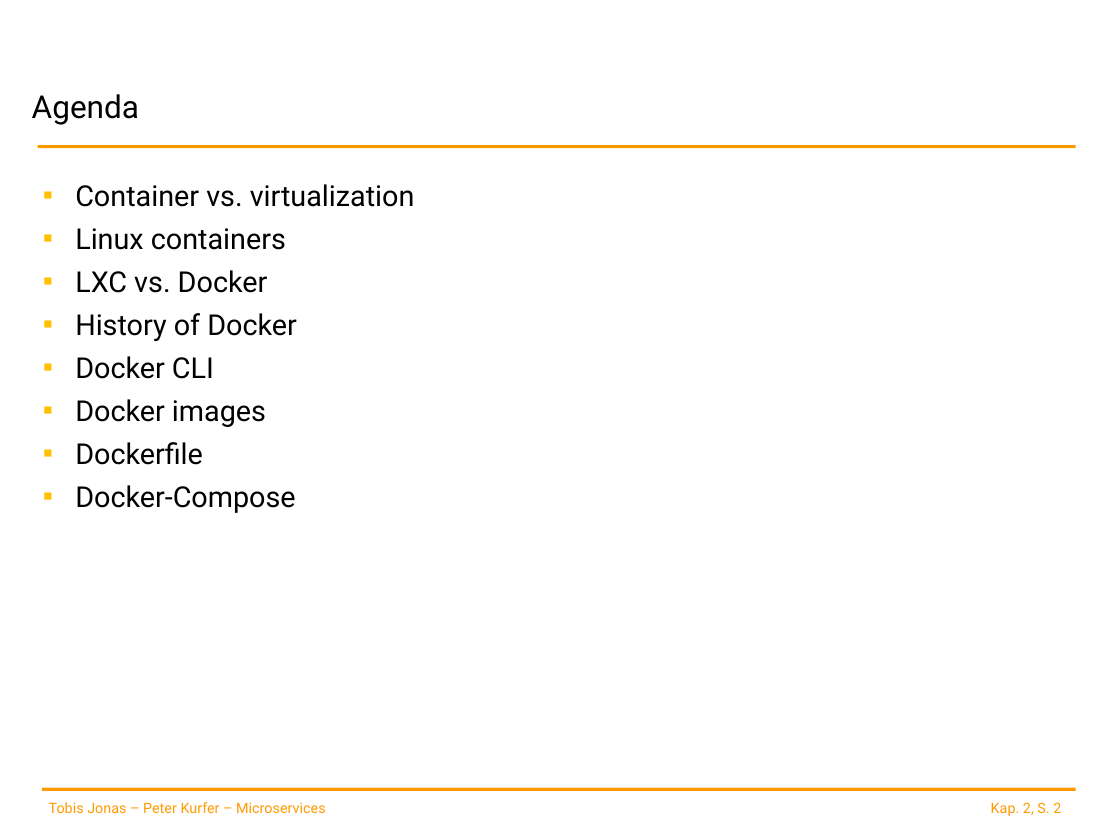
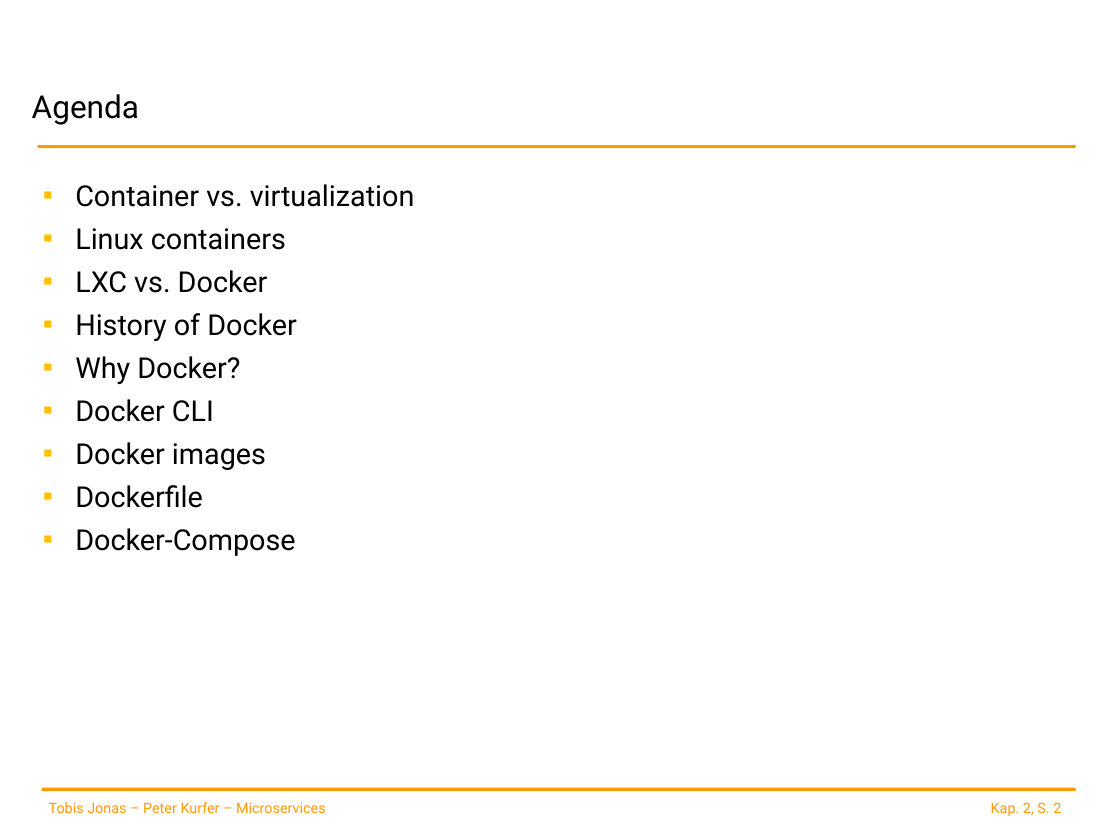
Before and after one commit to spoeck/Lectures, a slide deck: slide 2 of 02-Container-and-Provisioning/ContainerProvisioning.pptx. Drawn at 1120x840 pixels with LibreOffice and Linux fonts; fonts in the diff are those of the drawing; background and template pictures are left out. Boxes give left, top, right and bottom in pixels: in the first picture for what was removed or moved away, otherwise in the second. Text is boxed around its words. In the diff, an @@ line names an element or a change of style, - is before the commit and + after.

```diff
--- a/02-Container-and-Provisioning/ContainerProvisioning.pptx
+++ b/02-Container-and-Provisioning/ContainerProvisioning.pptx
@@ text at [75,356,240,384]: paragraph added @@
+▪ Why Docker?
```
Also in this commit, not shown: 6 slides added.
